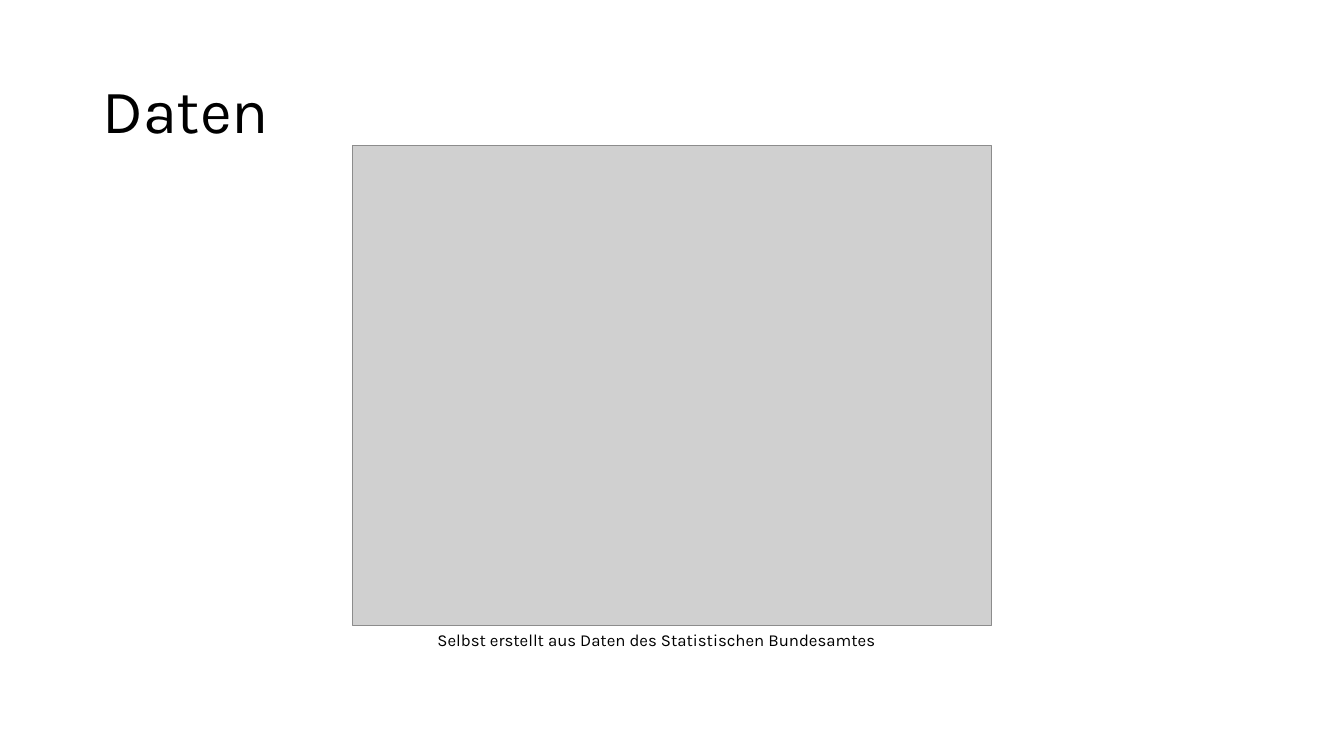
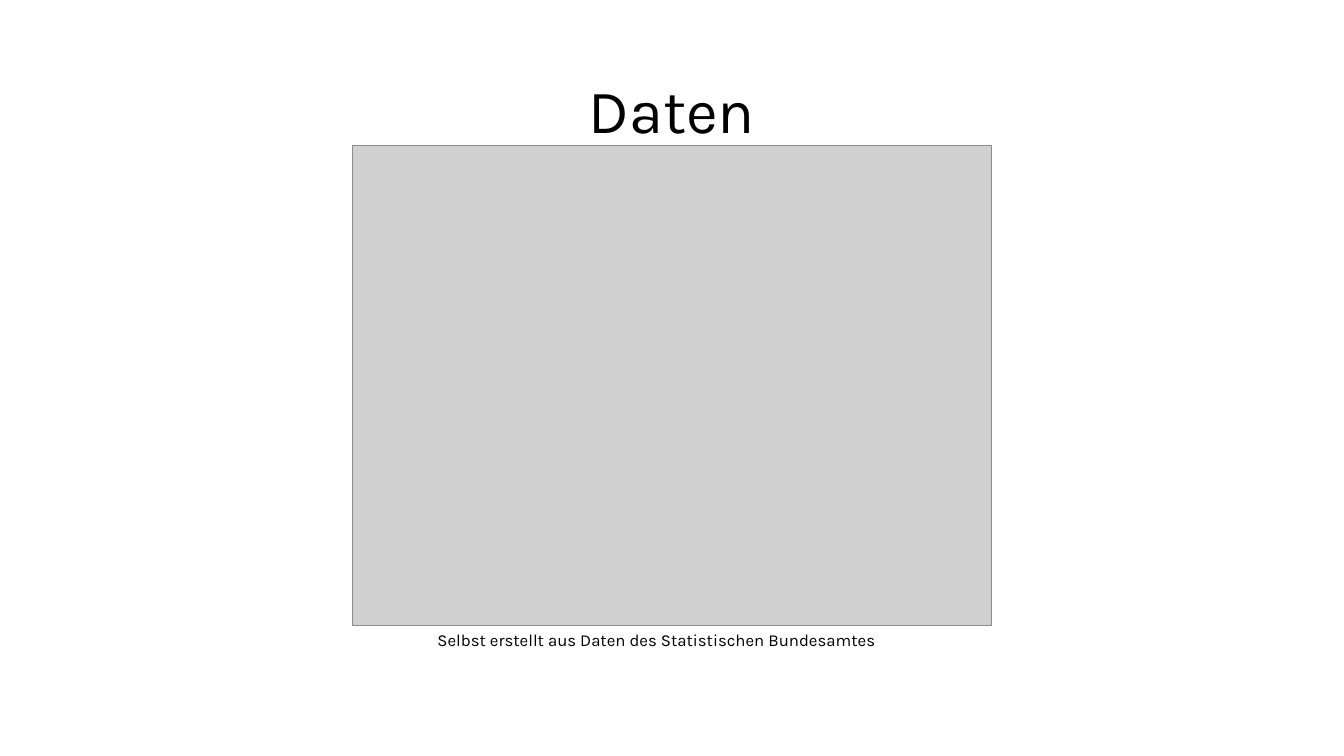
Before and after one commit to Bergschaf/Seminarkurs, a slide deck: slide 15 of präsi/Präsentation.odp (slide 16 before the commit). Drawn at 1344x756 pixels with LibreOffice and Linux fonts; fonts in the diff are those of the drawing; grey boxes stand for pictures. Boxes give left, top, right and bottom in pixels: in the first picture for what was removed or moved away, otherwise in the second. Text is boxed around its words. In the diff, an @@ line names an element or a change of style, - is before the commit and + after.

```diff
--- a/präsi/Präsentation.odp
+++ b/präsi/Präsentation.odp
@@ title "Daten" at box(589, 94, 755, 148): alignment left to centre @@
```
Also in this commit, not shown: 3 other slides changed, 1 slide removed.
